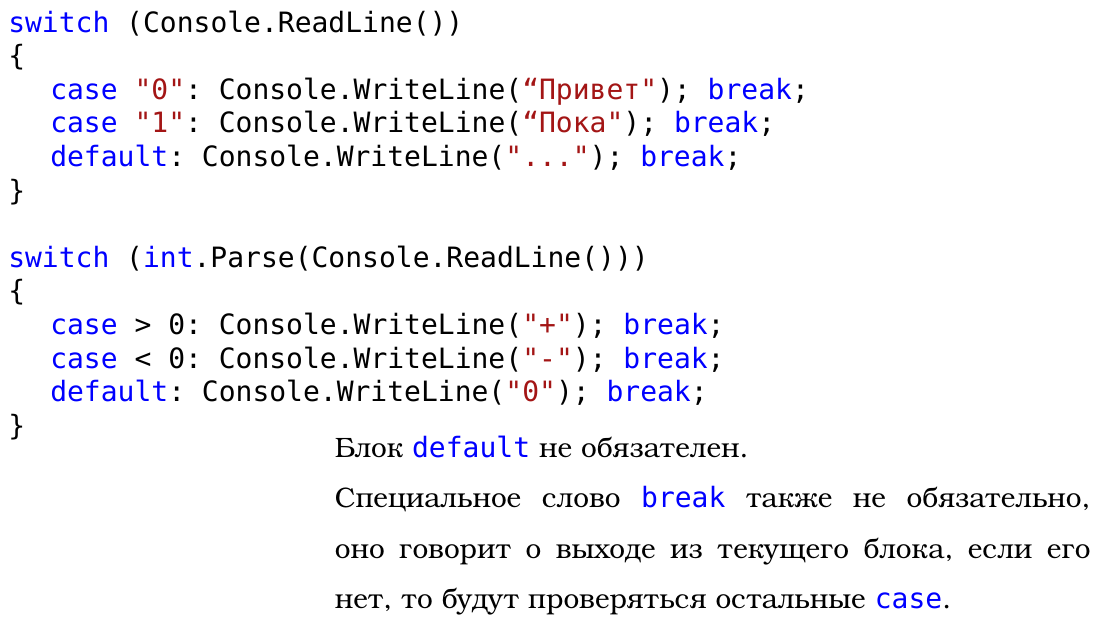
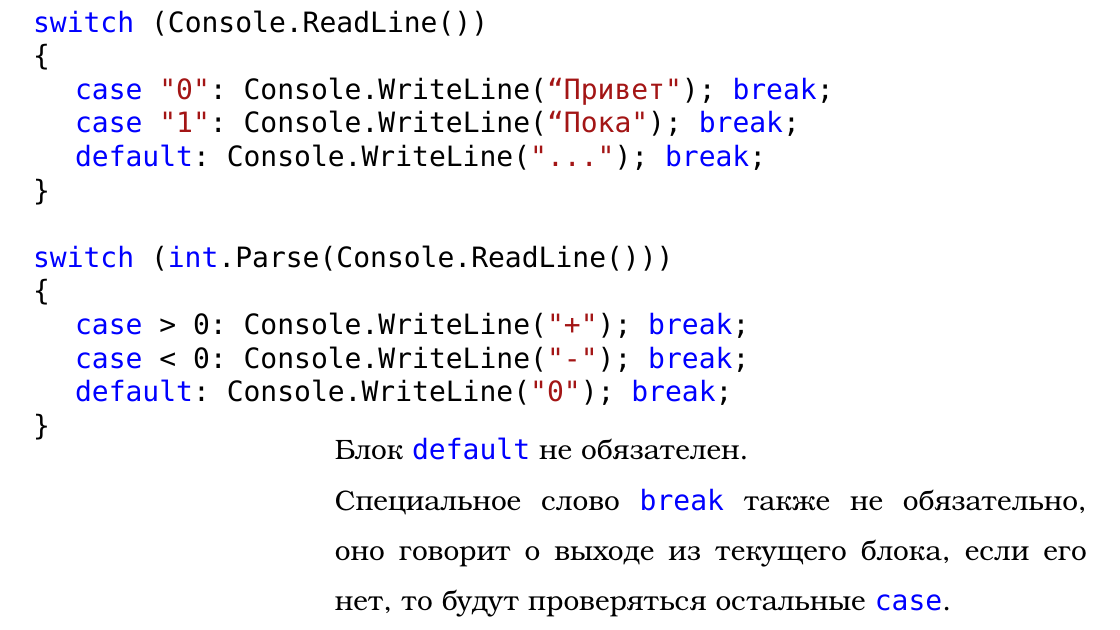
Before and after one commit to DaniilKlyukin/ITiP-1, a slide deck: slide 14 of Лекции/ИТиП лек 2 (лр 2, практическая 1).pptx. Drawn at 1120x630 pixels with LibreOffice and Linux fonts; fonts in the diff are those of the drawing. Boxes give left, top, right and bottom in pixels: in the first picture for what was removed or moved away, otherwise in the second. Text is boxed around its words. In the diff, an @@ line names an element or a change of style, - is before the commit and + after.

```diff
--- a/Лекции/ИТиП лек 2 (лр 2, практическая 1).pptx
+++ b/Лекции/ИТиП лек 2 (лр 2, практическая 1).pptx
@@ text "switch (Console.ReadLine())": place and size @@
-text "switch (Console.ReadLine())" at (8, 10, 809, 405)
+text "switch (Console.ReadLine())" at (33, 10, 834, 405)
@@ text "Блок default не обязателен." rewrapped from (335, 435, 1091, 615) to (335, 437, 1087, 617) @@
```
Also in this commit, not shown: 13 other slides changed, 1 other file.
